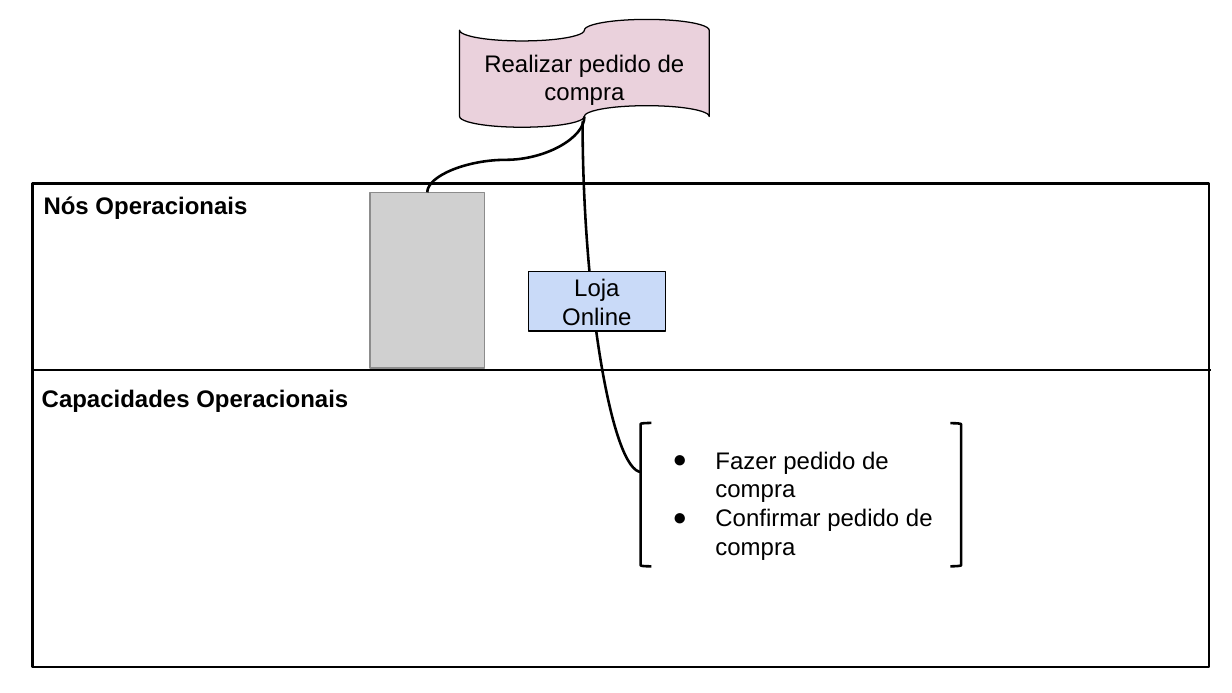
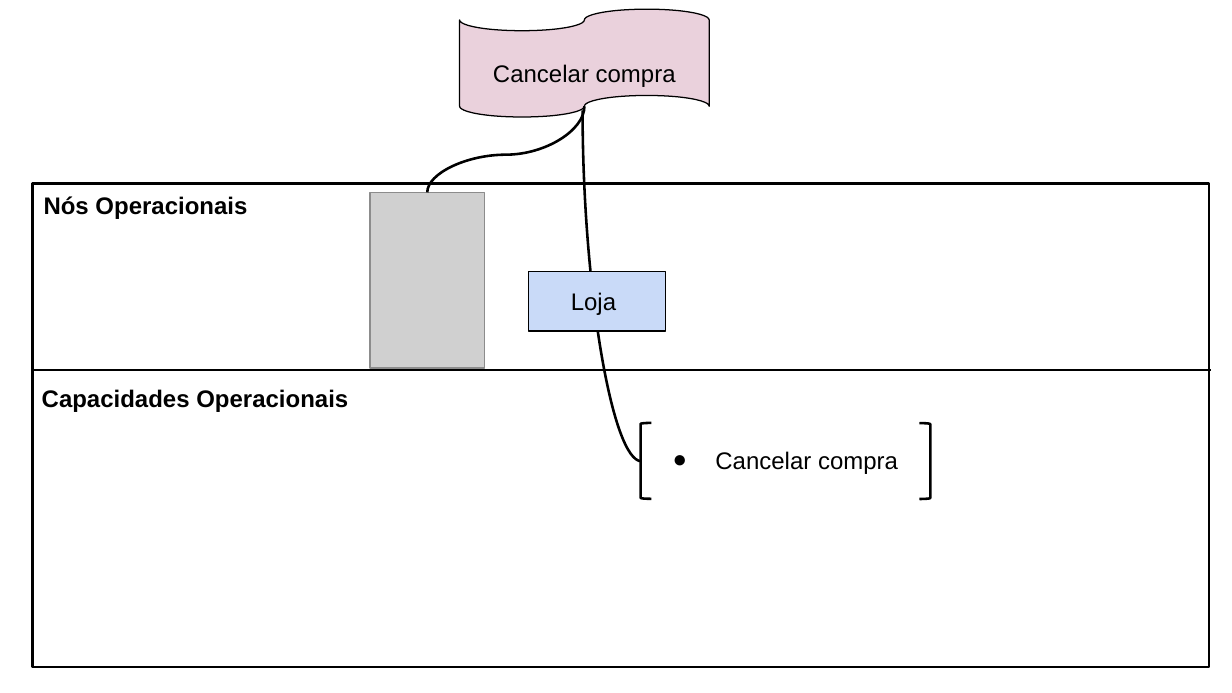
Before and after one commit to Vilela272/artefatos_OPE, a slide deck: slide 3 of 15. Arquitetura de negócio.pptx. Drawn at 1232x693 pixels with LibreOffice and Linux fonts; fonts in the diff are those of the drawing; grey boxes stand for pictures. Boxes give left, top, right and bottom in pixels: in the first picture for what was removed or moved away, otherwise in the second. Text is boxed around its words. In the diff, an @@ line names an element or a change of style, - is before the commit and + after.

```diff
--- a/15. Arquitetura de negócio.pptx
+++ b/15. Arquitetura de negócio.pptx
@@ flow chart punched tape: place and size @@
-flow chart punched tape at <box>460,20,710,128</box>
+flow chart punched tape at <box>460,9,710,117</box>
@@ text at <box>493,64,676,87</box>: text changed @@
-Realizar pedido de
-compra
+Cancelar compra
@@ curved line moved from (584, 117) - (428, 192) to (584, 106) - (428, 192) @@
@@ curved line moved from (583, 121) - (642, 472) to (583, 111) - (642, 461) @@
@@ text in rectangle at <box>571,292,616,315</box>: text changed @@
-Loja Online
+Loja
@@ left bracket: place and size @@
-left bracket at <box>641,423,652,565</box>
+left bracket at <box>641,423,652,499</box>
@@ right bracket: place and size @@
-right bracket at <box>950,423,961,565</box>
+right bracket at <box>919,423,930,499</box>
@@ text at <box>715,451,898,474</box>: text changed @@
-● Fazer pedido de compra
-● Confirmar pedido de compra
+● Cancelar compra
```
Also in this commit, not shown: 5 other slides changed, 1 other file.
